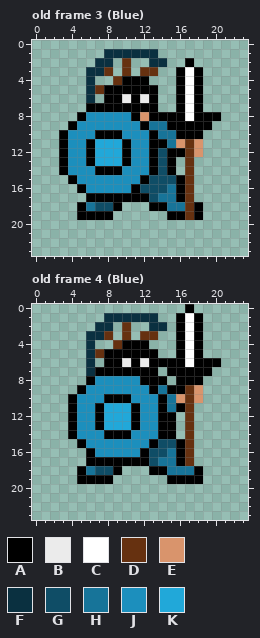
Pixel-art file: Sprites/Phalanx.ase. The first picture shows the starting point.
24x24 pixels, 6 frames. Shown: old frame 3 (Blue), old frame 4 (Blue).
Visible layers, top first: "Shield", "Spear", "Head", "Body".
Palette (. is transparent): A #000000  B #ebebeb  C #ffffff  D #663110  E #d9946c  F #0a3040  G #0f4d66  H #177499  J #1c8fbd  K #21a8d9
Pixels before, old frame 3 (Blue), first column x 3:
 1 .....FFFFFF.......
 2 ....FF.D..FF..A...
 3 ...FFD.D.DD..ACA..
 4 ...F..DAAA...ACA..
 5 ...FDAAAAAA..ACA..
 6 ...F.AABABA..ACA..
 7 ...AAAAAAAA..ACA..
 8 ..AJJJJJAEAAAACAAA
 9 .AJJJJJJJAHHAAAAA.
10 AJJJAAAJJJAHHAAA..
11 AJJAKKKAJJAAHEDE..
12 AJJAKKKAJJAGAADE..
13 AJJAKKKAJJAGA.D...
14 AJJJAAAJJJAGA.D...
15 .AJJJJJJJAGGGAD...
16 ..AJJJJJAGGGHAD...
17 ...AAAAAAAGHHAD...
18 ..AHGGA...AAHHDA..
19 ..AAAA......AADA..
Pixels before, old frame 4 (Blue), first column x 4:
 0 .............A...
 1 ....FFFFFF..ACA..
 2 ...FF.D..FF.ACA..
 3 ..FFD.D.DD..ACA..
 4 ..F..DAAA...ACA..
 5 ..FDAAAAAA..ACA..
 6 ..F.AABABAAAACAAA
 7 ..FAAAAAAA.AAAAA.
 8 ..AJJJJJAAA.AAA..
 9 .AJJJJJJJAHAADE..
10 AJJJAAAJJJAHEDE..
11 AJJAKKKAJJAHAD...
12 AJJAKKKAJJAA.D...
13 AJJAKKKAJJAA.D...
14 AJJJAAAJJJAA.D...
15 .AJJJJJJJAGGAD...
16 ..AJJJJJAGGHAD...
17 ..AAAAAAAGHHAD...
18 .AHGGA...AAHHHA..
19 .AAAA......AAAA..
The result:
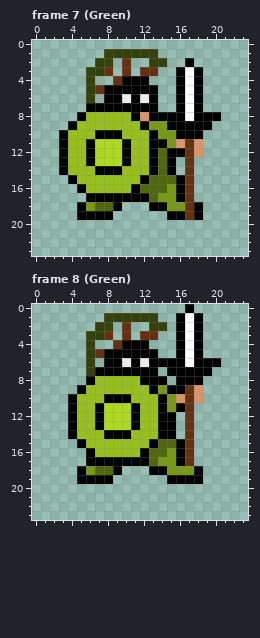
A new or re-ordered frame is compared with the old frame closest to it.
Edits made:
frames 6 -> 8
colour F: #0a3040 -> #35400a
colour G: #0f4d66 -> #50660f
colour H: #177499 -> #789917
colour J: #1c8fbd -> #97bf1d
colour K: #21a8d9 -> #aed921
Pixel boxes of the changes (left, top, right, bottom) in both pictures:
changed: (68, 49, 185, 211)
changed: (77, 313, 194, 475)
